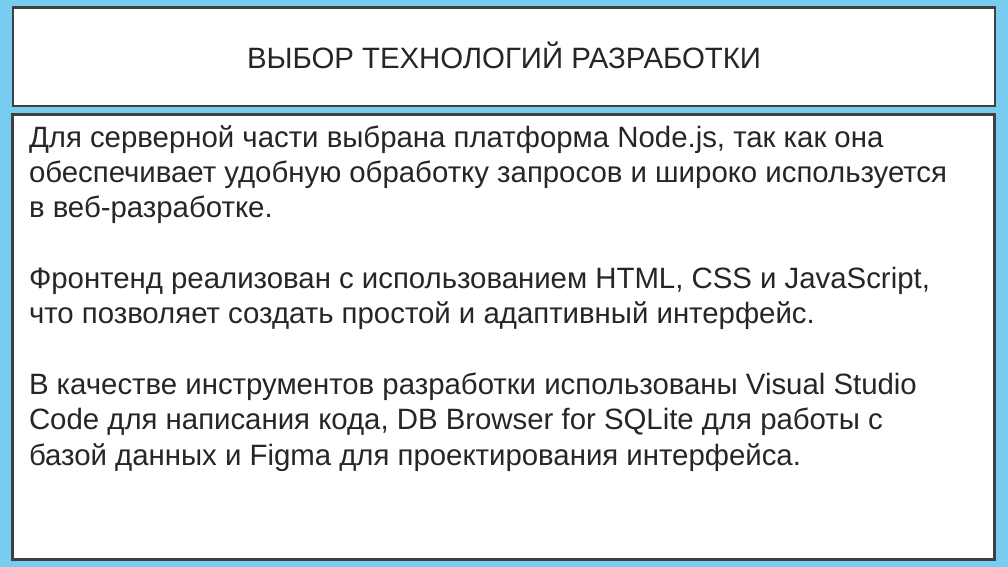
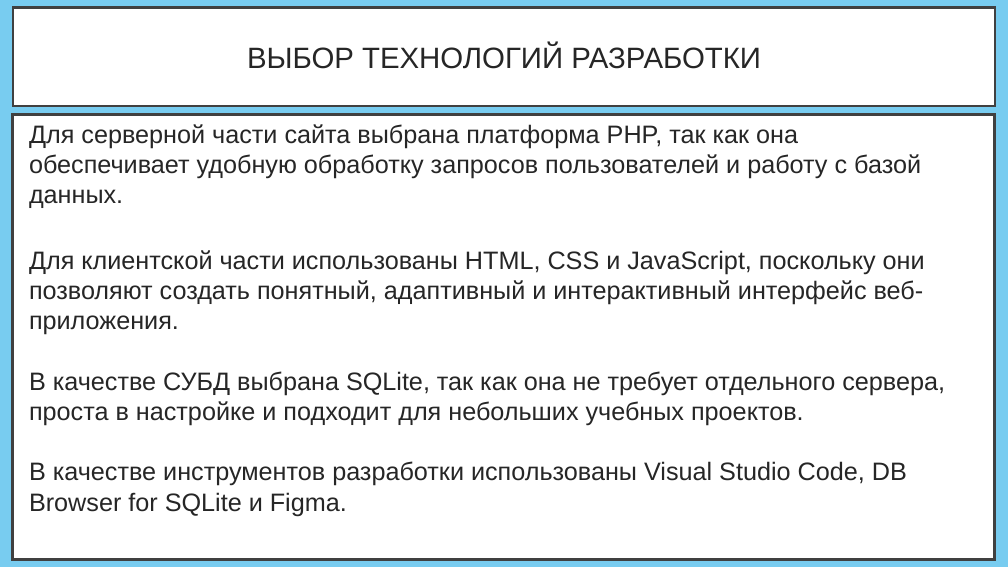
Before and after one commit to CaseBattle/231-20-tikhonenkov, a slide deck: slide 6 of курсач/курсовая/презентация.pptx. Drawn at 1008x567 pixels with LibreOffice and Linux fonts; fonts in the diff are those of the drawing. Boxes give left, top, right and bottom in pixels: in the first picture for what was removed or moved away, otherwise in the second. Text is boxed around its words. In the diff, an @@ line names an element or a change of style, - is before the commit and + after.

```diff
--- a/курсач/курсовая/презентация.pptx
+++ b/курсач/курсовая/презентация.pptx
@@ text at box(29, 124, 945, 516): text changed; size 28 to 24 pt @@
-Для серверной части выбрана платформа Node.js, так как она обеспечивает удобную обработку запросов и широко используется в веб-разработке.
-Фронтенд реализован с использованием HTML, CSS и JavaScript, что позволяет создать простой и адаптивный интерфейс.
-В качестве инструментов разработки использованы Visual Studio Code для написания кода, DB Browser for SQLite для работы с базой данных и Figma для проектирования интерфейса.
+Для серверной части сайта выбрана платформа PHP, так как она обеспечивает удобную обработку запросов пользователей и работу с базой данных.
+Для клиентской части использованы HTML, CSS и JavaScript, поскольку они позволяют создать понятный, адаптивный и интерактивный интерфейс веб-приложения.
+В качестве СУБД выбрана SQLite, так как она не требует отдельного сервера, проста в настройке и подходит для небольших учебных проектов.
+В качестве инструментов разработки использованы Visual Studio Code, DB Browser for SQLite и Figma.
```
Also in this commit, not shown: 11 other slides changed, 1 slide added, 1 slide removed, 4 other files.
